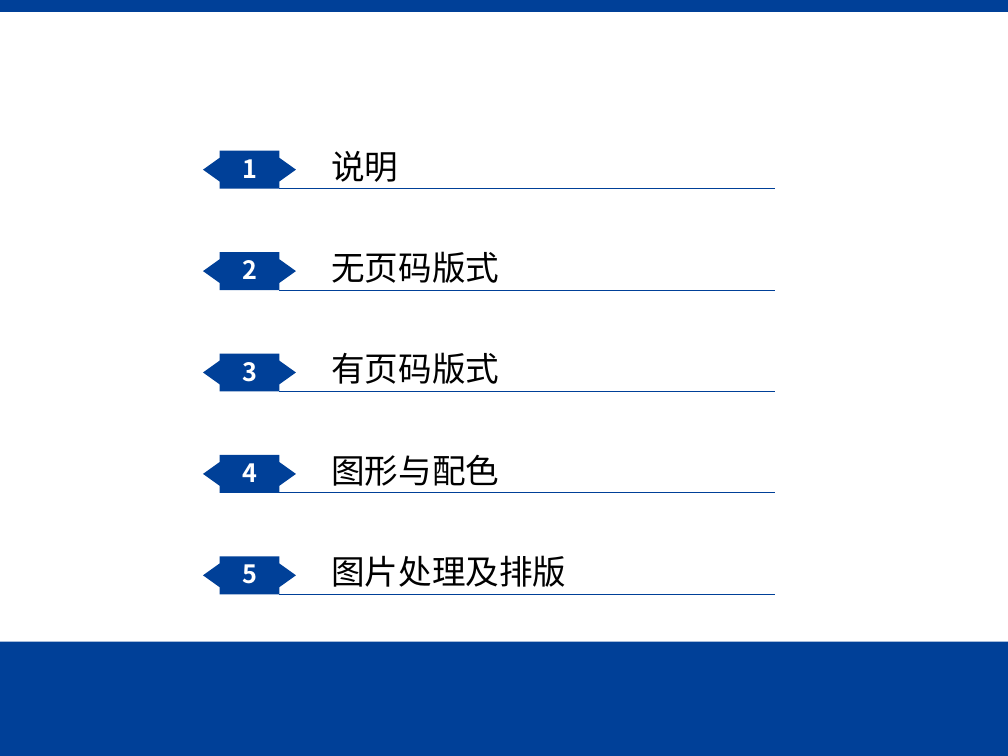
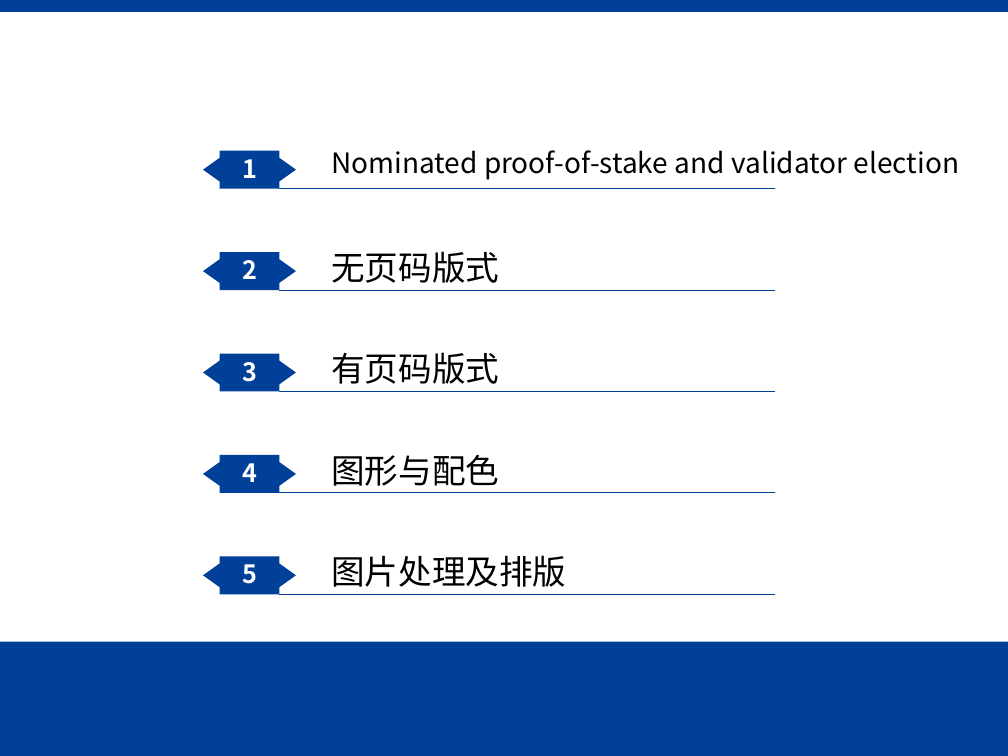
Before and after one commit to Voidkai/Polkadot, a slide deck: slide 2 of Polkadot-PPT.pptx (slide 3 before the commit). Drawn at 1008x756 pixels with LibreOffice and Linux fonts; fonts in the diff are those of the drawing; background and template pictures are left out. Boxes give left, top, right and bottom in pixels: in the first picture for what was removed or moved away, otherwise in the second. Text is boxed around its words. In the diff, an @@ line names an element or a change of style, - is before the commit and + after.

```diff
--- a/Polkadot-PPT.pptx
+++ b/Polkadot-PPT.pptx
@@ text at bbox=[331, 150, 959, 180]: text changed; size 24 to 20 pt @@
-说明
+Nominated proof-of-stake and validator election
```
Also in this commit, not shown: 1 other slide changed, 3 slides added, 15 slides removed.
